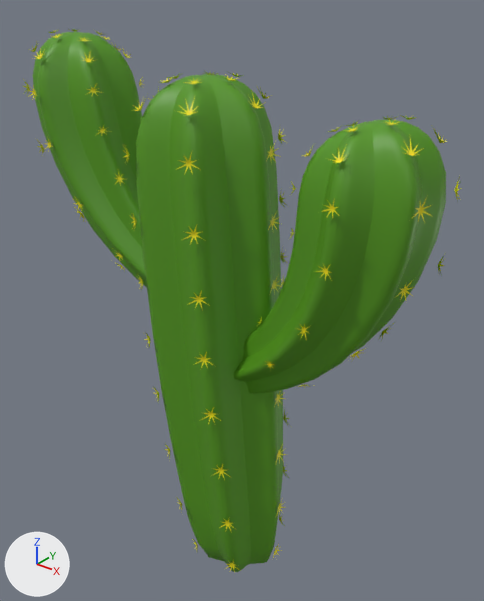
One commit to the glTF model scroll2/models/3.0/IKAC.glb: the scene before it, then after it.
Both versions are drawn from a camera (50 mm lens) standing at (1.065, -1.359, 1.044) and looking at (-0.095, 0.091, 0.145). Lighting does not change. The marker at lower left points along +X, +Y and +Z.

In view in the first picture: 'IKAC', 'Thorns'.
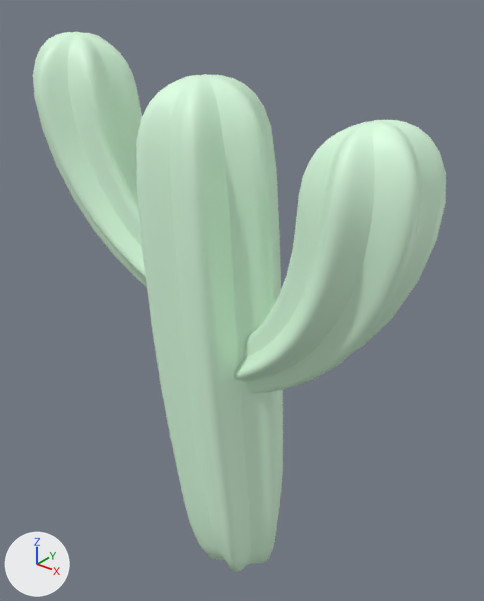
Changed parts and their boxes (x1, y1, x2, y2) in the pictures (484 x 601 px):
'IKAC', recoloured (green to white)
    both: (33, 32, 446, 572)
'Thorns', deleted
    before: (22, 29, 461, 571)

The change, as a list of edits to the scene's bpy script:
```text
Change mat_cactus:
    mat_cactus.base_color: (0.0906, 0.311, 0.0104) -> (0.715, 1.0, 0.755)  # green #55971a -> white #dcffe1
Remove ob_thorns:
    ob_thorns = bpy.data.objects.new('Thorns', me_thorns)
    ob_thorns.location = (0.0, 0.0, -0.788)
```
